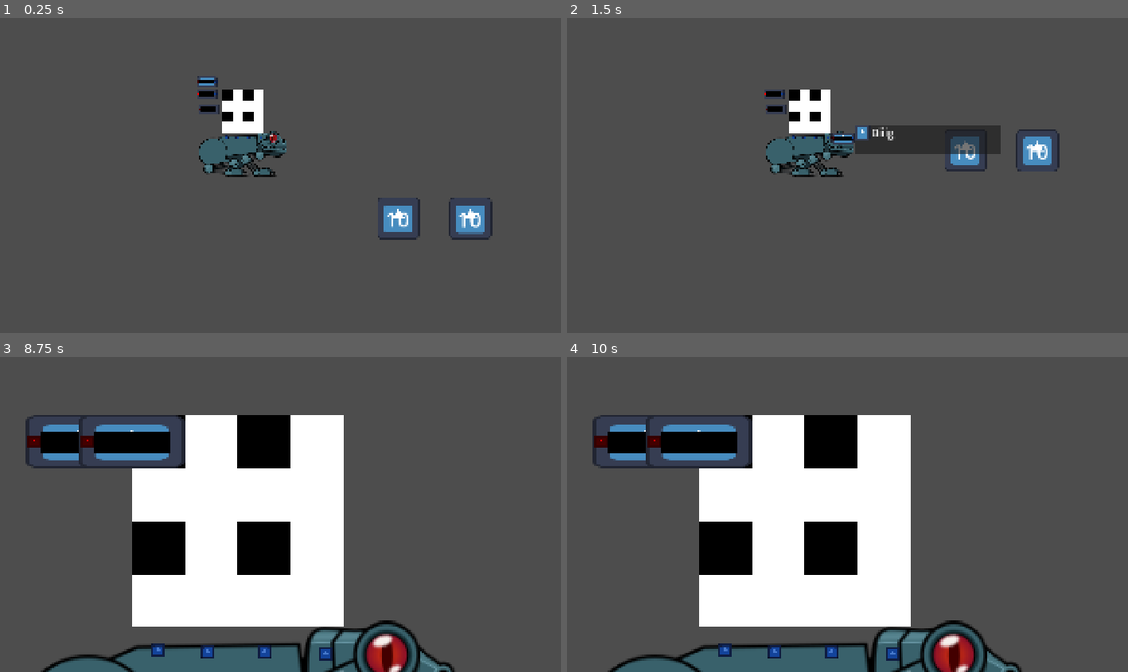
Above: before the commit, frames 1-4 (two rows, left to right).
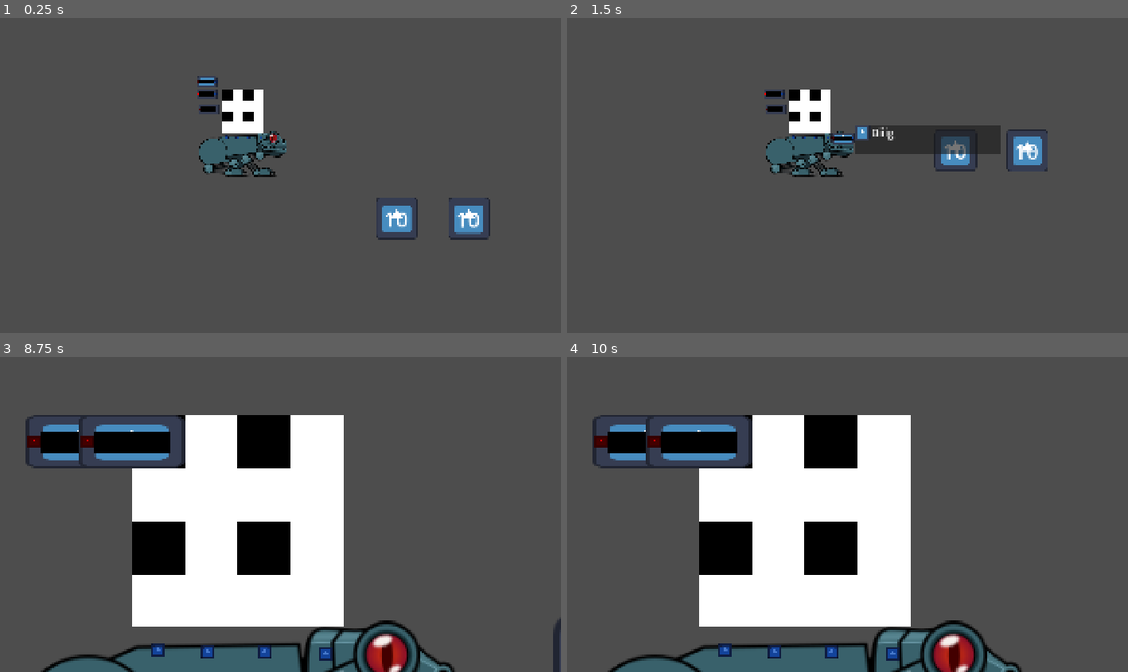
Above: after the commit, the same moments.

Repository: chirp-games/godot-wild-jam-98
Game: Godot game, scene res://game/game.tscn
Two runs of this game, one before a commit and one after it. Both use one fixed random seed, a clock stepped at 60 frames per second and the inputs below. The project has no main scene, so this scene is started directly. The engine's default icon, where the game draws it, is replaced by a stand-in: a white triangle on a blue panel in a dark square.
Inputs (mouse positions are in pixels of both pictures, inside the frame that each line leads up to):
- Up to frame 1 (0.25 s): no input
- Up to frame 2 (1.5 s): tap Enter (ui_accept) at 0.5 s; drag from (774, 81) to (875, 74) at 0.52 s; drag from (864, 96) to (780, 225) at 1.27 s
- Up to frame 3 (8.75 s): move the mouse to (230, 571) at 2.02 s; tap B (enter_build_mode) at 2.1 s; click (230, 571) at 2.17 s; tap Right (r) at 2.3, 5.3, 8.3 s; tap Enter (ui_accept) at 2.75, 5.75, 7.25 s; drag from (56, 435) to (50, 438) at 2.77 s; drag from (33, 388) to (61, 498) at 3.52 s; drag from (173, 495) to (145, 404) at 4.27 s; move the mouse to (67, 508) at 5.02 s; hold Right mouse button (right_click) 5.03-5.75 s; click (67, 508) at 5.17 s; drag from (33, 549) to (117, 511) at 5.77 s; drag from (157, 649) to (129, 432) at 6.52 s; drag from (207, 653) to (129, 432) at 7.27 s; move the mouse to (263, 653) at 8.02 s; tap Left (l) at 8.1 s; click (263, 653) at 8.17 s
- Up to frame 4 (10 s): drag from (892, 653) to (617, 438) at 8.77 s; move the mouse to (998, 546) at 9.52 s; tap Right (r) at 9.6 s; click (998, 546) at 9.67 s; tap Enter (ui_accept) at 9.77 s

The runs differ from the first frame. In frame 1, 0.6% of the frame differs, in the area x 67-88%, y 57-71%; in frame 2, 1.1%, in the area x 65-88%, y 35-49%; in frame 3, 0.2%; in frame 4, nothing differs.

Commit message:
sorta finish basic IK

Diff:
--- a/game/enemy/enemy.gd
+++ b/game/enemy/enemy.gd
@@ -7,6 +7,23 @@
 func _process(delta: float) -> void:
 	($Health as Label).text = str(health)
 
+	var player: Node = get_tree().get_nodes_in_group("player").get(0)
+
+	if player:
+		pathfind(player)
+
+
+func pathfind(player):
+	var direction = 0
+	if player.position.x < position.x:
+		direction = -1
+	else:
+		direction = 1
+	velocity.x = direction * 20
+
+	move_and_slide()
+
+
 func damage(d: int):
 	health -= d
 	if health <= 0:
--- a/game/player/placeholder.tscn
+++ b/game/player/placeholder.tscn
@@ -7,7 +7,7 @@
 [sub_resource type="RectangleShape2D" id="RectangleShape2D_g4v7s"]
 size = Vector2(268, 135)
 
-[node name="Placeholder" type="CharacterBody2D" unique_id=720771102]
+[node name="Placeholder" type="CharacterBody2D" unique_id=720771102 groups=["player"]]
 script = ExtResource("1_1tcf3")
 
 [node name="Sprite2D" type="Sprite2D" parent="." unique_id=58518269]
@@ -21,7 +21,7 @@
 [node name="CollisionShape2D" type="CollisionShape2D" parent="." unique_id=1781096782]
 shape = SubResource("RectangleShape2D_g4v7s")
 
-[node name="PlayerCamera" type="Camera2D" parent="." unique_id=707595143]
+[node name="PlayerCamera" type="Camera2D" parent="." unique_id=707595143 groups=["player"]]
 unique_name_in_owner = true
 
 [connection signal="create_projectile" from="Sprite2D/MechBuilder" to="." method="_on_mech_builder_create_projectile"]
--- a/game/player/skeleton.tscn
+++ b/game/player/skeleton.tscn
@@ -12,6 +12,7 @@
 [ext_resource type="Texture2D" uid="uid://dq0eguxmw17kj" path="res://assets/mech/back_leg_knee_one.png" id="12_cgi3i"]
 [ext_resource type="Texture2D" uid="uid://cfwqd3d4nyki3" path="res://assets/mech/back_leg_top.png" id="13_y6drd"]
 [ext_resource type="Texture2D" uid="uid://b70bit4mx7nf" path="res://assets/mech/back_leg_knee_2.png" id="14_w24bm"]
+[ext_resource type="Texture2D" uid="uid://dqd5uy0vkmxhq" path="res://assets/mech/assembly.png" id="15_0k00j"]
 [ext_resource type="Texture2D" uid="uid://5s1n2d16jkr0" path="res://assets/mech/back_leg_bottom.png" id="15_22cju"]
 [ext_resource type="Texture2D" uid="uid://bxytylnqpxasj" path="res://assets/mech/head.png" id="16_wrff0"]
 
@@ -47,21 +48,102 @@
 joint_data/2/constraint_in_localspace = true
 joint_data/2/editor_draw_gizmo = true
 
-[sub_resource type="SkeletonModification2DPhysicalBones" id="SkeletonModification2DPhysicalBones_3ep63"]
-physical_bone_chain_length = 1
-fetch_bones = null
-joint_0_nodepath = NodePath("Spine")
-
-[sub_resource type="SkeletonModification2DCCDIK" id="SkeletonModification2DCCDIK_g4v7s"]
+[sub_resource type="SkeletonModification2DCCDIK" id="SkeletonModification2DCCDIK_4v1xc"]
+target_nodepath = NodePath("FrontTarget")
+tip_nodepath = NodePath("Torso/FrontLegUpper/FrontLegLower/FrontFoot")
+ccdik_data_chain_length = 2
+joint_data/0/bone_index = 1
+joint_data/0/bone2d_node = NodePath("Torso/FrontLegUpper")
+joint_data/0/rotate_from_joint = false
+joint_data/0/enable_constraint = false
+joint_data/0/editor_draw_gizmo = true
+joint_data/1/bone_index = 2
+joint_data/1/bone2d_node = NodePath("Torso/FrontLegUpper/FrontLegLower")
+joint_data/1/rotate_from_joint = false
+joint_data/1/enable_constraint = false
+joint_data/1/editor_draw_gizmo = true
+
+[sub_resource type="SkeletonModification2DLookAt" id="SkeletonModification2DLookAt_jyv1f"]
+bone_index = 8
+bone2d_node = NodePath("Torso/Head")
+target_nodepath = NodePath("HeadTarget")
+
+[sub_resource type="SkeletonModification2DLookAt" id="SkeletonModification2DLookAt_mfhbq"]
+bone_index = 9
+bone2d_node = NodePath("Torso/Head/Jaw")
+target_nodepath = NodePath("UpperJawTarget")
 
 [sub_resource type="SkeletonModificationStack2D" id="SkeletonModificationStack2D_ngjxm"]
-modification_count = 3
+enabled = true
+modification_count = 6
 modifications/0 = SubResource("SkeletonModification2DCCDIK_3ep63")
-modifications/1 = SubResource("SkeletonModification2DPhysicalBones_3ep63")
-modifications/2 = SubResource("SkeletonModification2DCCDIK_g4v7s")
+modifications/1 = SubResource("SkeletonModification2DCCDIK_4v1xc")
+modifications/3 = SubResource("SkeletonModification2DLookAt_jyv1f")
+modifications/4 = SubResource("SkeletonModification2DLookAt_mfhbq")
+
+[sub_resource type="Animation" id="Animation_0k00j"]
+resource_name = "Idle"
+tracks/0/type = "value"
+tracks/0/imported = false
+tracks/0/enabled = true
+tracks/0/path = NodePath("FrontTarget:position")
+tracks/0/interp = 1
+tracks/0/loop_wrap = true
+tracks/0/keys = {
+"times": PackedFloat32Array(),
+"transitions": PackedFloat32Array(),
+"update": 0,
+"values": []
+}
+tracks/1/type = "value"
+tracks/1/imported = false
+tracks/1/enabled = true
+tracks/1/path = NodePath("BackTarget:position")
+tracks/1/interp = 1
+tracks/1/loop_wrap = true
+tracks/1/keys = {
+"times": PackedFloat32Array(),
+"transitions": PackedFloat32Array(),
+"update": 0,
+"values": []
+}
+tracks/2/type = "value"
+tracks/2/imported = false
+tracks/2/enabled = true
+tracks/2/path = NodePath("HeadTarget:position")
+tracks/2/interp = 1
+tracks/2/loop_wrap = true
+tracks/2/keys = {
+"times": PackedFloat32Array(),
+"transitions": PackedFloat32Array(),
+"update": 0,
+"values": []
+}
+tracks/3/type = "value"
+tracks/3/imported = false
+tracks/3/enabled = true
+tracks/3/path = NodePath("UpperJawTarget:position")
+tracks/3/interp = 1
+tracks/3/loop_wrap = true
+tracks/3/keys = {
+"times": PackedFloat32Array(),
+"transitions": PackedFloat32Array(),
+"update": 0,
+"values": []
+}
+
+[sub_resource type="AnimationLibrary" id="AnimationLibrary_mfhbq"]
+_data = {
+&"Idle": SubResource("Animation_0k00j")
+}
 
 [node name="Player" type="Skeleton2D" unique_id=823727328]
 modification_stack = SubResource("SkeletonModificationStack2D_ngjxm")
+
+[node name="Sprite2D" type="Sprite2D" parent="." unique_id=1490080848]
+self_modulate = Color(1, 0, 1, 0.42745098)
+z_index = 100
+texture = ExtResource("15_0k00j")
 
 [node name="Spine" type="PhysicalBone2D" parent="." unique_id=407040942]
 bone2d_nodepath = NodePath("../Torso")
@@ -73,47 +155,50 @@
 
 [node name="Torso" type="Bone2D" parent="." unique_id=409862218]
 position = Vector2(40, -17)
+rotation = 0.051207934
+scale = Vector2(0.9998356, 0.9998356)
 rest = Transform2D(1, 0, 0, 1, 40, -17)
 
 [node name="Body" type="Sprite2D" parent="Torso" unique_id=825873751]
-position = Vector2(-67, 13)
+position = Vector2(-57.26797, 15.954343)
+rotation = -0.047204
 texture = ExtResource("3_usp30")
 
-[node name="Jaw" type="Sprite2D" parent="Torso" unique_id=486910040]
-position = Vector2(47, 7)
-texture = ExtResource("4_0e4oy")
-
 [node name="FrontLegUpper" type="Bone2D" parent="Torso" unique_id=1151840382]
-position = Vector2(11, 23)
+position = Vector2(12.164846, 22.410492)
 rotation = -0.3078101
 scale = Vector2(0.9999999, 0.9999999)
 rest = Transform2D(1, 0, 0, 1, 11, 23)
+metadata/_local_pose_override_enabled_ = true
 
 [node name="FrontShoulder" type="Sprite2D" parent="Torso/FrontLegUpper" unique_id=2103953144]
 position = Vector2(1, -1)
 texture = ExtResource("5_eeltd")
 
 [node name="FrontLegTop" type="Sprite2D" parent="Torso/FrontLegUpper" unique_id=1727649231]
-position = Vector2(-21, 4)
+position = Vector2(-18.93653, 1.2354333)
+rotation = 0.23957053
 texture = ExtResource("6_088ty")
 
 [node name="FrontLegLower" type="Bone2D" parent="Torso/FrontLegUpper" unique_id=1154740205]
-position = Vector2(-44.000008, 9.999981)
-rotation = 0.078961395
+position = Vector2(-45.866238, 1.4075837)
+rotation = 0.07896141
 scale = Vector2(1.0000002, 1.0000002)
 rest = Transform2D(1, 0, 0, 1, -44, 10)
+metadata/_local_pose_override_enabled_ = true
 
 [node name="FrontLegBottom" type="Sprite2D" parent="Torso/FrontLegUpper/FrontLegLower" unique_id=829096371]
-position = Vector2(18, 21)
+position = Vector2(14.184917, 22.869766)
+rotation = 0.20971787
 texture = ExtResource("7_epc1c")
 
 [node name="FrontLegKnee" type="Sprite2D" parent="Torso/FrontLegUpper/FrontLegLower" unique_id=1929472431]
-position = Vector2(1, 1)
+position = Vector2(1.1611654, -0.80768704)
 texture = ExtResource("8_kjljb")
 
 [node name="FrontFoot" type="Bone2D" parent="Torso/FrontLegUpper/FrontLegLower" unique_id=163764147]
-position = Vector2(35, 40)
-rotation = 0.24631652
+position = Vector2(28.546566, 44.755104)
+rotation = 0.17542285
 rest = Transform2D(1, 0, 0, 1, 35, 40)
 auto_calculate_length_and_angle = false
 length = 40.0
@@ -124,26 +209,31 @@
 texture = ExtResource("9_brh81")
 
 [node name="Foot" type="Sprite2D" parent="Torso/FrontLegUpper/FrontLegLower/FrontFoot" unique_id=851193286]
-position = Vector2(27.5, -1)
+position = Vector2(26.010864, -2.9428117)
 texture = ExtResource("10_ib3u0")
 
 [node name="Hip" type="Bone2D" parent="Torso" unique_id=1014485412]
-position = Vector2(-132, 11)
-rotation = -0.02541162
-scale = Vector2(0.9999999, 0.9999999)
+position = Vector2(-132.28435, 17.79618)
+rotation = 0.2976721
+scale = Vector2(0.99988, 0.99988)
 rest = Transform2D(1, 0, 0, 1, -132, 11)
+metadata/_local_pose_override_enabled_ = true
 
 [node name="Hip" type="Sprite2D" parent="Torso/Hip" unique_id=772481888]
-position = Vector2(10, 2)
+position = Vector2(9.144081, -1.1974297)
+rotation = -0.3429473
 texture = ExtResource("11_bp242")
 
 [node name="BackLegUpper" type="Bone2D" parent="Torso/Hip" unique_id=2119931436]
-position = Vector2(65, 33.999985)
-rotation = 0.12051293
+position = Vector2(72.72756, 9.734524)
+rotation = -0.31303912
+scale = Vector2(0.99991316, 0.99991316)
 rest = Transform2D(1, 0, 0, 1, 65, 34)
+metadata/_local_pose_override_enabled_ = true
 
 [node name="BackLegKneeOne" type="Sprite2D" parent="Torso/Hip/BackLegUpper" unique_id=563099517]
 position = Vector2(1, 1)
+rotation = 0.009963309
 texture = ExtResource("12_cgi3i")
 
 [node name="BackLegTop" type="Sprite2D" parent="Torso/Hip/BackLegUpper" unique_id=494944842]
@@ -151,46 +241,73 @@
 texture = ExtResource("13_y6drd")
 
 [node name="BackLegLower" type="Bone2D" parent="Torso/Hip/BackLegUpper" unique_id=655366670]
-position = Vector2(-79.000015, 16.000004)
-rotation = 0.110502645
-scale = Vector2(0.9999997, 0.9999997)
+position = Vector2(-75.47753, 16.72053)
+rotation = 0.34032905
+scale = Vector2(0.9998925, 0.9998925)
 rest = Transform2D(1, 0, 0, 1, -79, 16)
+metadata/_local_pose_override_enabled_ = true
 
 [node name="BackLegKnee2" type="Sprite2D" parent="Torso/Hip/BackLegUpper/BackLegLower" unique_id=1832405660]
 position = Vector2(3, 2)
 texture = ExtResource("14_w24bm")
 
 [node name="BackLegBottom" type="Sprite2D" parent="Torso/Hip/BackLegUpper/BackLegLower" unique_id=1374072921]
-position = Vector2(42, 6)
+position = Vector2(39.23073, -6.8897448)
+rotation = -0.33940855
 texture = ExtResource("15_22cju")
 
 [node name="BackFoot" type="Bone2D" parent="Torso/Hip/BackLegUpper/BackLegLower" unique_id=1427914390]
-position = Vector2(64, 13)
+position = Vector2(63.205532, -8.82943)
 rotation = -0.20896365
 rest = Transform2D(1, 0, 0, 1, 64, 13)
 auto_calculate_length_and_angle = false
 length = 50.0
 bone_angle = 0.0
+editor_settings/show_bone_gizmo = false
 
 [node name="FrontAnkle" type="Sprite2D" parent="Torso/Hip/BackLegUpper/BackLegLower/BackFoot" unique_id=484256190]
 position = Vector2(4, -7)
 texture = ExtResource("9_brh81")
 
 [node name="Foot" type="Sprite2D" parent="Torso/Hip/BackLegUpper/BackLegLower/BackFoot" unique_id=1615628088]
-position = Vector2(27, -2)
+position = Vector2(26.30318, -6.4687576)
+rotation = -0.17141962
 texture = ExtResource("10_ib3u0")
 
 [node name="Head" type="Bone2D" parent="Torso" unique_id=1220698646]
-position = Vector2(12, -2)
+position = Vector2(8.887291, -2.4584515)
 rest = Transform2D(1, 0, 0, 1, 12, -2)
 auto_calculate_length_and_angle = false
 length = 80.0
 bone_angle = -4.999998
-
-[node name="Head" type="Sprite2D" parent="Torso/Head" unique_id=105177351]
+metadata/_local_pose_override_enabled_ = true
+
+[node name="Head" type="Sprite2D" parent="Torso/Head" unique_id=1478646742]
 position = Vector2(36, -19)
 texture = ExtResource("16_wrff0")
 
+[node name="Jaw" type="Bone2D" parent="Torso/Head" unique_id=456822874]
+rest = Transform2D(1, 0, 0, 1, 12, -2)
+auto_calculate_length_and_angle = false
+length = 80.0
+bone_angle = -4.999998
+metadata/_local_pose_override_enabled_ = true
+
+[node name="Jaw" type="Sprite2D" parent="Torso/Head/Jaw" unique_id=486910040]
+position = Vector2(35, 9)
+texture = ExtResource("4_0e4oy")
+
 [node name="FrontTarget" type="Marker2D" parent="." unique_id=1295860464]
+position = Vector2(42, 57)
 
 [node name="BackTarget" type="Marker2D" parent="." unique_id=2039402607]
+position = Vector2(-43, 58)
+
+[node name="HeadTarget" type="Marker2D" parent="." unique_id=705064815]
+position = Vector2(128, -25)
+
+[node name="UpperJawTarget" type="Marker2D" parent="." unique_id=1102718987]
+position = Vector2(127, -25)
+
+[node name="AnimationPlayer" type="AnimationPlayer" parent="." unique_id=479716452]
+libraries/ = SubResource("AnimationLibrary_mfhbq")
